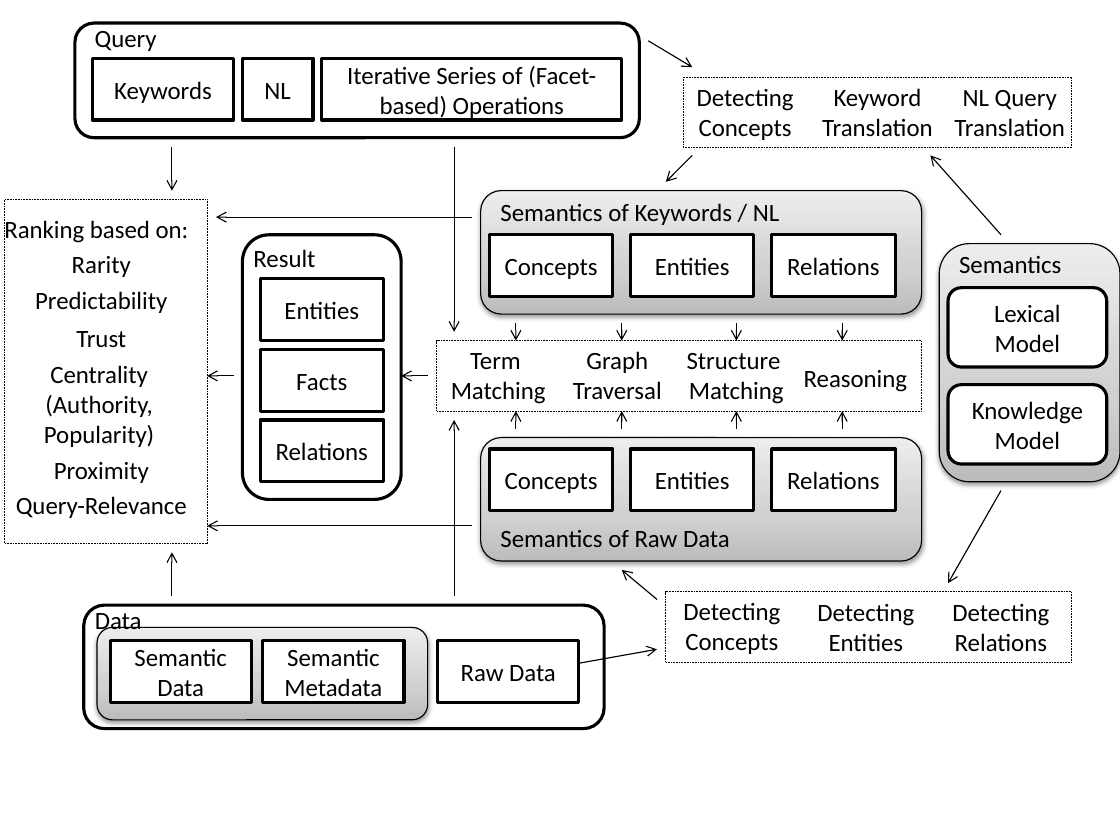
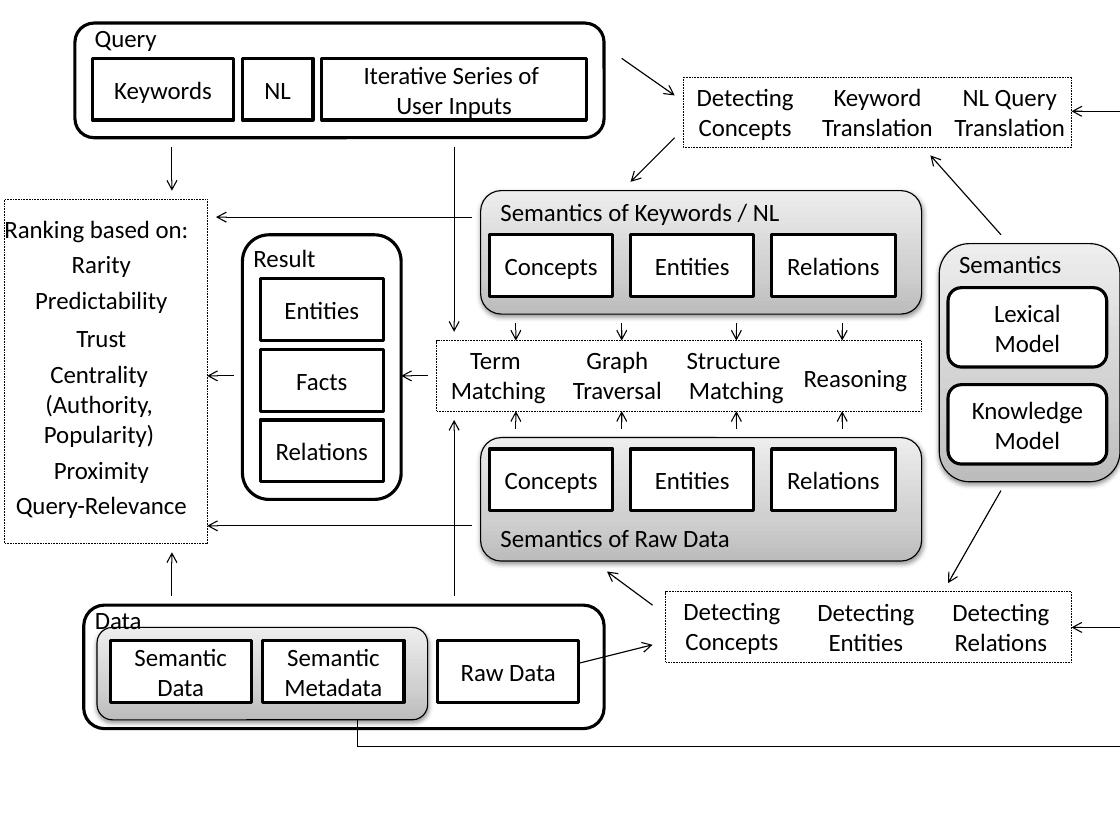
Before and after one commit to srinivasvuddanti/dtr-papers, a slide deck: slide 1 of tr-semanticsearchsurvey-data/figs/semsearch_detailed.pptx. Drawn at 1120x840 pixels with LibreOffice and Linux fonts; fonts in the diff are those of the drawing. Boxes give left, top, right and bottom in pixels: in the first picture for what was removed or moved away, otherwise in the second. Text is boxed around its words. In the diff, an @@ line names an element or a change of style, - is before the commit and + after.

```diff
--- a/tr-semanticsearchsurvey-data/figs/semsearch_detailed.pptx
+++ b/tr-semanticsearchsurvey-data/figs/semsearch_detailed.pptx
@@ rounded rectangle: place and size @@
-rounded rectangle at bbox=[75, 24, 640, 138]
+rounded rectangle at bbox=[75, 24, 604, 138]
@@ rectangle "Iterative Series of": place and size @@
-rectangle "Iterative Series of" at bbox=[321, 58, 622, 120]
+rectangle "Iterative Series of" at bbox=[321, 58, 586, 120]
@@ arrow moved from (648, 40) - (692, 67) to (622, 58) - (674, 95) @@
@@ text in rectangle at bbox=[364, 67, 539, 119]: text changed @@
-Iterative Series of (Facet-based) Operations
+Iterative Series of
+User Inputs
@@ arrow added from (1120, 111) to (1072, 111), #000000 0.75 pt @@
@@ arrow moved from (692, 156) - (665, 181) to (674, 138) - (631, 181) @@
@@ arrow moved from (657, 599) - (622, 570) to (653, 605) - (607, 571) @@
@@ arrow added from (1120, 627) to (1072, 627), #000000 0.75 pt @@
@@ arrow moved from (579, 663) - (657, 650) to (579, 663) - (653, 645) @@
@@ line added from (357, 720) to (357, 746), #000000 0.75 pt @@
@@ line added from (357, 746) to (1120, 746), #000000 0.75 pt @@
```
Also in this commit, not shown: 14 other files.
